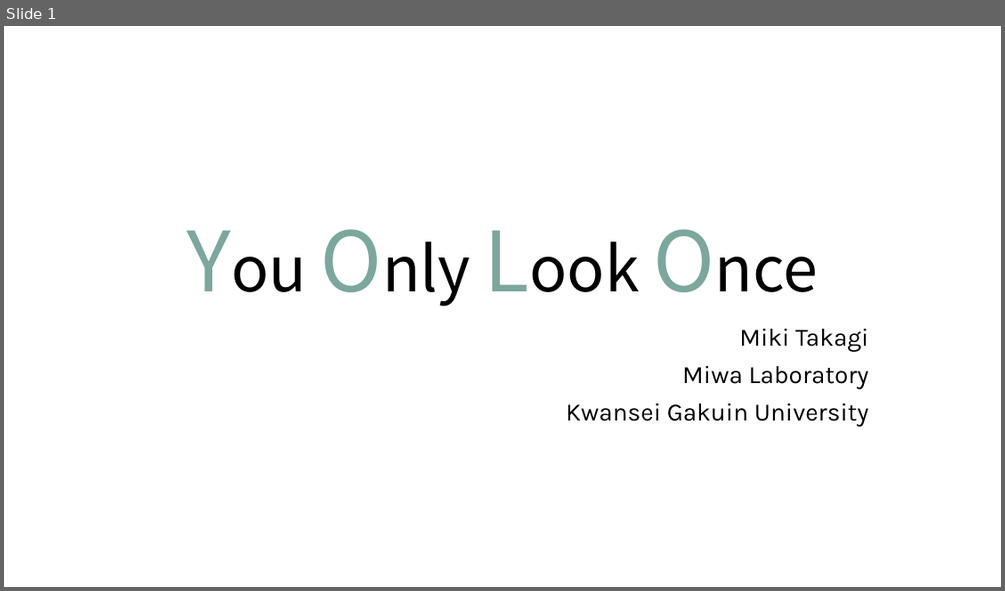
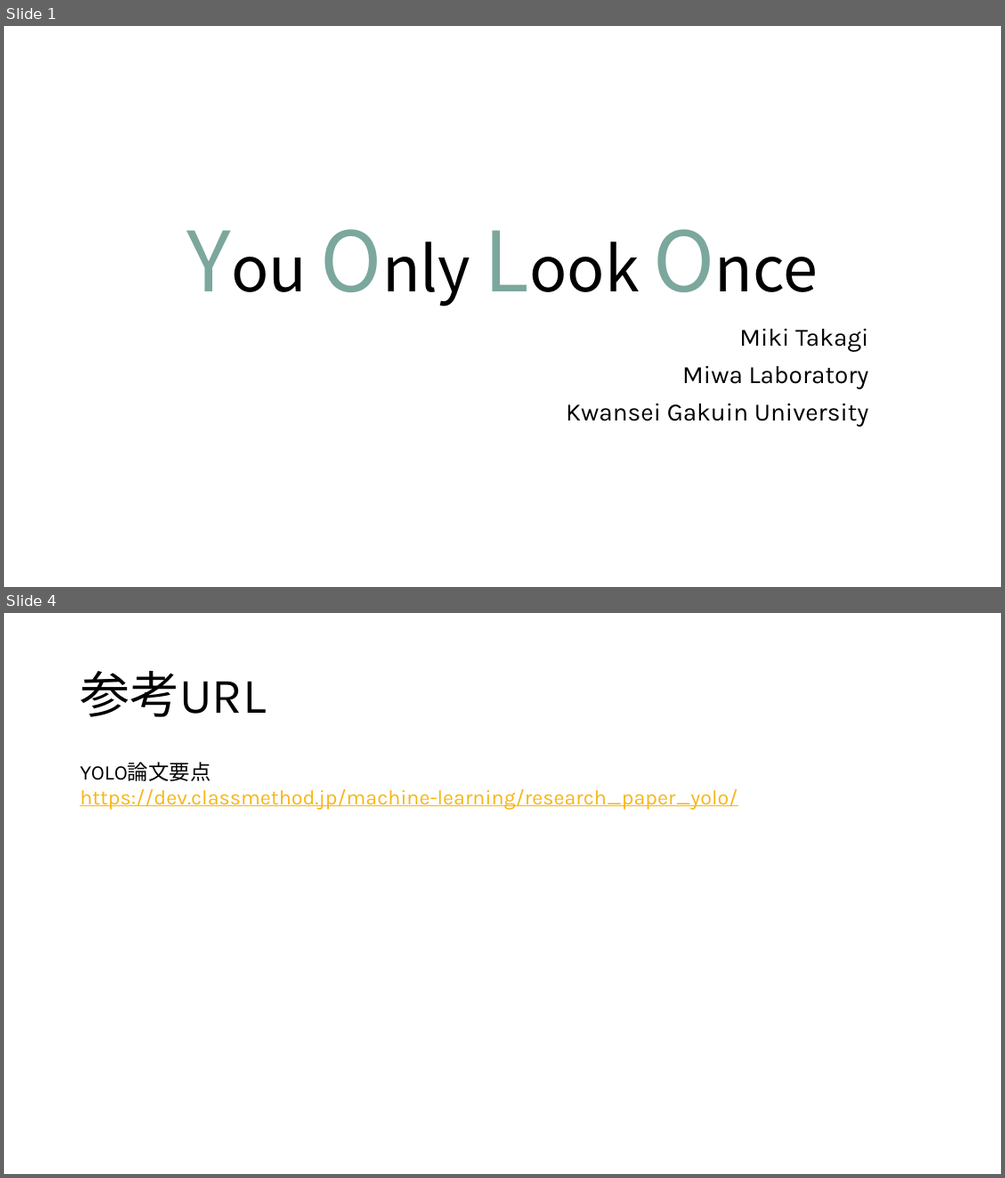
Before and after one commit to tackky/YOLO, a slide deck: yolo.pptx. Shown one above the other, each under a label of ours: slide 1 before the commit, slides 1 and 4 after it; the slides between them are not shown. The pictures are 1005x591 and 1005x1178 pixels, drawn with LibreOffice and Linux fonts; fonts in the diff are those of the drawing. Boxes give left, top, right and bottom in pixels: in the first picture for what was removed or moved away, otherwise in the second. Text is boxed around its words. In the diff, an @@ line names an element or a change of style, - is before the commit and + after.

```diff
--- a/yolo.pptx
+++ b/yolo.pptx
@@ slide 4 added at <box>4,613,1001,1174</box>, background #FFFFFF @@
@@ title added at <box>80,671,266,717</box>, 48 pt, text #000000 @@
+参考URL
@@ text added at <box>80,762,737,809</box>, 20 pt, text #F7B615, underline @@
+YOLO論文要点
+https://dev.classmethod.jp/machine-learning/research_paper_yolo/
```
Also in this commit, not shown: 1 slide changed.
